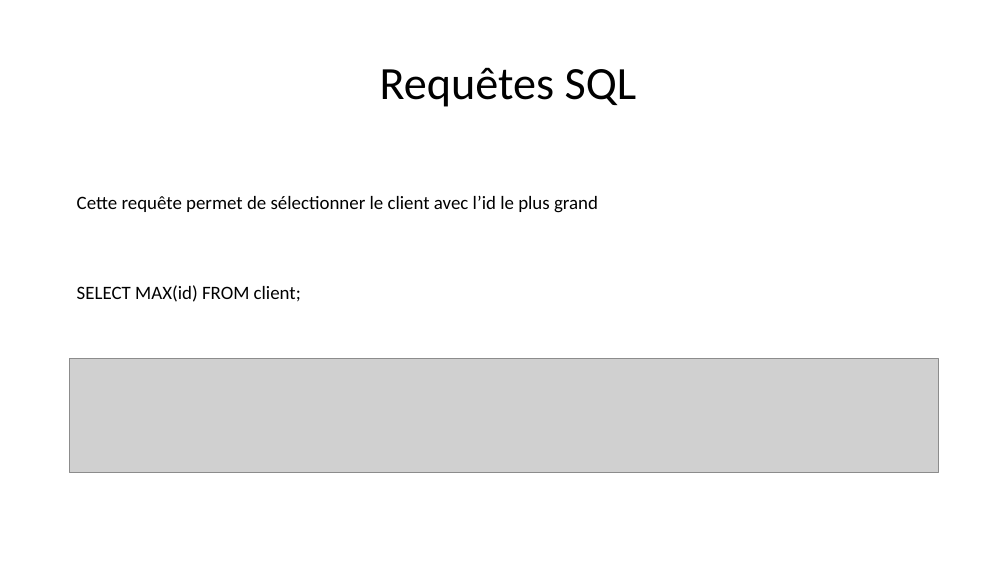
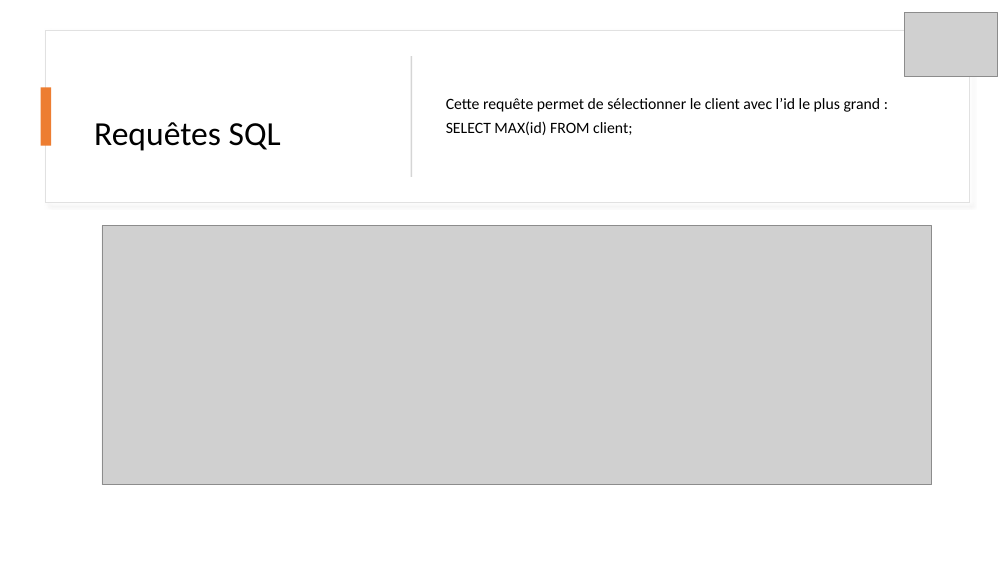
Before and after one commit to Anistea/Biblioth-que, a slide deck: slide 26 of PowerPoint_Projet Panorama base de données.pptx (slide 14 before the commit). Drawn at 1008x567 pixels with LibreOffice and Linux fonts; fonts in the diff are those of the drawing; grey boxes stand for pictures. Boxes give left, top, right and bottom in pixels: in the first picture for what was removed or moved away, otherwise in the second. Text is boxed around its words. In the diff, an @@ line names an element or a change of style, - is before the commit and + after.

```diff
--- a/PowerPoint_Projet Panorama base de données.pptx
+++ b/PowerPoint_Projet Panorama base de données.pptx
@@ picture added at bbox=[905, 13, 998, 77] @@
@@ rectangle added at bbox=[46, 30, 969, 203], fill #FFFFFF, outline #E1E1E1 1 pt @@
@@ title "Requêtes SQL": place and size @@
-title "Requêtes SQL" at bbox=[380, 67, 637, 107]
+title "Requêtes SQL" at bbox=[94, 122, 281, 151]
@@ title "Requêtes SQL" at bbox=[94, 122, 281, 151]: size 44 to 32 pt @@
@@ rectangle added at bbox=[411, 56, 412, 177], fill #D5D5D5 @@
@@ text "Cette requête permet de sélectionner ...": place and size @@
-text "Cette requête permet de sélectionner ..." at bbox=[77, 196, 598, 302]
+text "Cette requête permet de sélectionner ..." at bbox=[446, 98, 881, 135]
@@ text "Cette requête permet de sélectionner ..." at bbox=[446, 98, 881, 135]: vertical alignment top to middle @@
@@ rectangle added at bbox=[41, 88, 51, 146], fill #ED7D31 @@
@@ text at bbox=[446, 98, 881, 112]: text changed; size 18 to 15 pt @@
-Cette requête permet de sélectionner le client avec l’id le plus grand
+Cette requête permet de sélectionner le client avec l’id le plus grand :
@@ text at bbox=[446, 121, 632, 135]: size 18 to 15 pt in "SELECT MAX(id) FROM client;"; line spacing 1 to 0.9; more space between paragraphs @@
@@ picture: place and size @@
-picture at bbox=[70, 358, 939, 473]
+picture at bbox=[102, 226, 932, 485]
```
Also in this commit, not shown: 13 other slides changed, 13 slides added.
